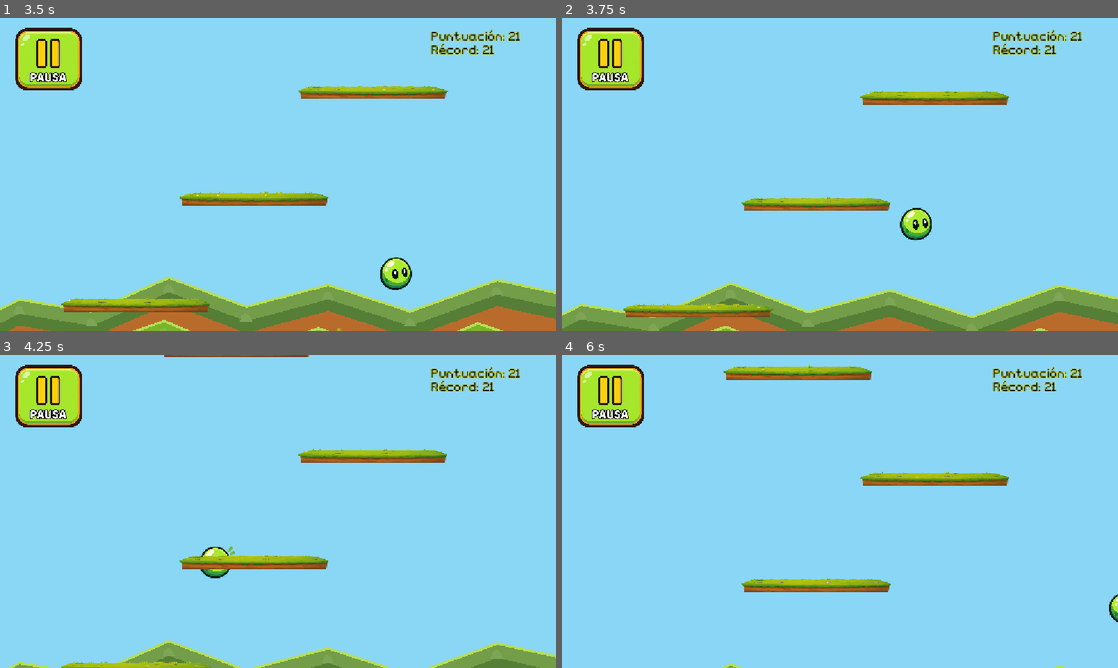
Above: before the commit, frames 1-4 (two rows, left to right).
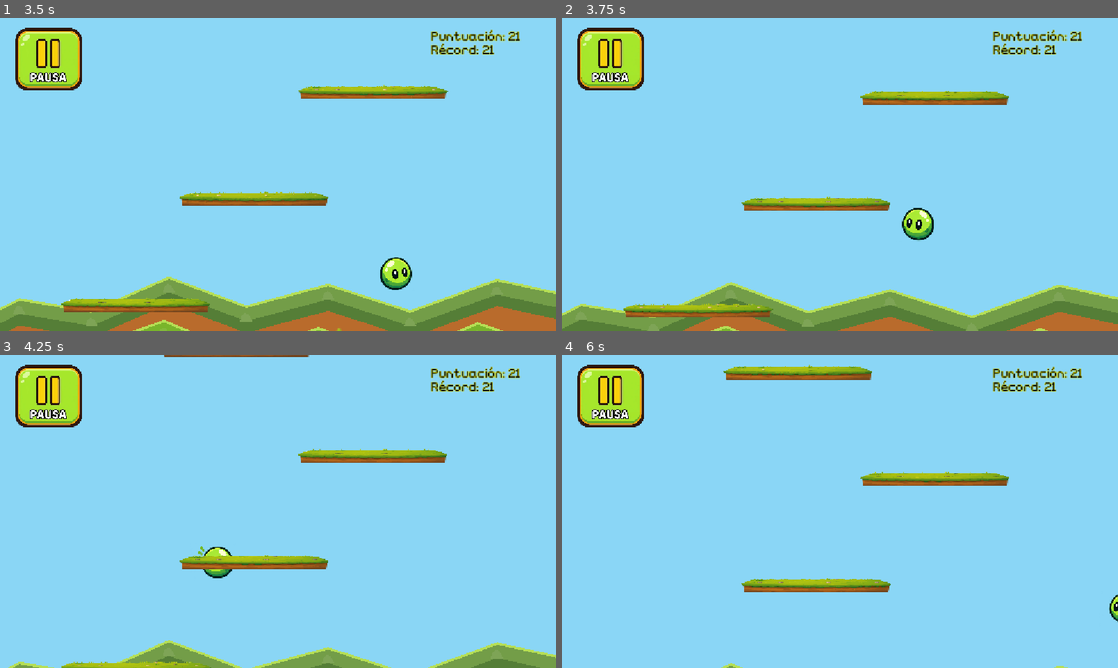
Above: after the commit, the same moments.

Repository: Miranda-511/Bounce-Up-
Game: Godot game, scene res://escenas/menu.tscn
Same seed, same stepped clock (60 frames per second), same inputs: the game is played once before the commit and once after it.
Inputs (mouse positions are in pixels of both pictures, inside the frame that each line leads up to):
- Up to frame 1 (3.5 s): click "JUGAR" at 0.5 s; click (50, 58) at 1.25 s; tap Enter at 2 s; hold Right (ui_right) from 2.03 s (still down)
- Up to frame 2 (3.75 s): release Right (ui_right) at 3.53 s; hold Left (ui_left) from 3.53 s (still down)
- Up to frame 3 (4.25 s): keep holding Left (ui_left)
- Up to frame 4 (6 s): release Left (ui_left) at 4.28 s; hold Right (ui_right) 4.28-5.78 s; hold Left (ui_left) from 5.78 s (still down)

Frame 1 is identical in both runs. In frame 2, 0.3% of the frame differs, in the area x 60-67%, y 60-72%; in frame 3, 0.2%; in frame 4, less than 0.1%.

Commit message:
mirror del sprite al moverse de lado a lado

Diff:
--- a/scripts/ mov.tscn.gd
+++ /dev/null
@@ -1,194 +0,0 @@
-
-extends CharacterBody2D
-
-const SPEED = 575.0
-const JUMP_VELOCITY = -750.0
-const SPRING_VELOCITY = -1250.0
-const SPRING_IMMUNITY_DURATION = 2.0
-const WRAP_MARGIN = 30.0
-
-const CAMERA_SPEED = 0.65
-const CAMERA_TRIGGER = 260.0
-const DEATH_MARGIN = 100.0
-
-const SAVE_PATH = "user://scores.cfg"
-const GAME_OVER_SCENE = preload("res://escenas/gameover.tscn")
-
-@onready var camera: Camera2D = $"../Camera2D"
-@onready var score_label: Label = $"../CanvasLayer/ScoreLabel"
-@onready var best_score_label: Label = $"../CanvasLayer/BestScoreLabel"
-@onready var sprite: Sprite2D = $Sprite2D
-@onready var music: AudioStreamPlayer = $"../AudioStreamPlayer"
-
-var start_y: float
-var highest_y: float
-var best_score: int = 0
-var current_score: int = 0
-var is_dead: bool = false
-
-var spring_immunity_timer: float = 0.0
-
-
-func _ready():
-
-	start_y = global_position.y
-	highest_y = start_y
-
-	sprite.hframes = 4
-	sprite.vframes = 4
-	sprite.frame = 0
-
-	load_best_score()
-
-
-func _physics_process(delta: float) -> void:
-
-	if is_dead:
-		return
-
-	# ACTUALIZAR INMUNIDAD
-	if spring_immunity_timer > 0.0:
-		spring_immunity_timer -= delta
-
-	# GRAVEDAD
-	if not is_on_floor():
-		velocity += get_gravity() * delta
-
-	# MOVIMIENTO HORIZONTAL
-	var direction := Input.get_axis("ui_left", "ui_right")
-
-	if direction:
-		velocity.x = direction * SPEED
-	else:
-		velocity.x = move_toward(velocity.x, 0, SPEED)
-
-	move_and_slide()
-
-	# REBOTE AUTOMÁTICO
-	if is_on_floor() and velocity.y >= 0:
-
-		var bounce_force = JUMP_VELOCITY
-		var bounced_on_spring = false
-
-		# DETECTAR RESORTE
-		for i in range(get_slide_collision_count()):
-
-			var collision = get_slide_collision(i)
-			var collider = collision.get_collider()
-
-			if collider is StaticBody2D:
-				if collider.is_in_group("spring_platforms"):
-
-					bounce_force = SPRING_VELOCITY
-					bounced_on_spring = true
-					break
-
-		velocity.y = bounce_force
-
-		# ACTIVAR INMUNIDAD
-		if bounced_on_spring:
-			spring_immunity_timer = SPRING_IMMUNITY_DURATION
-
-	# ANIMACIÓN
-	update_animation()
-
-	# SCREEN WRAPPING
-	var screen_width = get_viewport_rect().size.x
-
-	if global_position.x < -WRAP_MARGIN:
-		global_position.x = screen_width + WRAP_MARGIN
-	elif global_position.x > screen_width + WRAP_MARGIN:
-		global_position.x = -WRAP_MARGIN
-
-	# CÁMARA
-	if global_position.y < camera.global_position.y - CAMERA_TRIGGER:
-
-		var target_y = global_position.y + CAMERA_TRIGGER
-
-		camera.global_position.y = lerp(
-			camera.global_position.y,
-			target_y,
-			min(CAMERA_SPEED * delta, 1.0)
-		)
-
-	# PUNTUACIÓN
-	if global_position.y < highest_y:
-		highest_y = global_position.y
-
-	current_score = int((start_y - highest_y) / 10.0)
-	current_score = max(current_score, 0)
-
-	score_label.text = "Puntuación: " + str(current_score)
-
-	# RÉCORD
-	if current_score > best_score:
-		best_score = current_score
-		best_score_label.text = "Récord: " + str(best_score)
-		save_best_score()
-
-	# DETECTAR CAÍDA
-	var screen_bottom = camera.get_screen_center_position().y + 324.0
-
-	if sprite.global_position.y > screen_bottom + DEATH_MARGIN:
-		show_game_over()
-
-
-func is_immune_from_aliens() -> bool:
-	return spring_immunity_timer > 0.0
-
-
-func show_game_over():
-
-	if is_dead:
-		return
-
-	is_dead = true
-	velocity = Vector2.ZERO
-	set_physics_process(false)
-
-	# DETENER MÚSICA NORMAL
-	music.stop()
-
-	# MOSTRAR GAME OVER
-	var layer = CanvasLayer.new()
-	layer.layer = 100
-	get_tree().current_scene.add_child(layer)
-
-	var game_over = GAME_OVER_SCENE.instantiate()
-	layer.add_child(game_over)
-
-	game_over.setup(current_score, best_score)
-
-
-func update_animation():
-
-	if is_on_floor():
-		sprite.frame = 0
-	elif velocity.y < -100.0:
-		sprite.frame = 4
-	elif velocity.y <= 150.0:
-		sprite.frame = 8
-	else:
-		sprite.frame = 12
-
-
-func load_best_score():
-
-	var config = ConfigFile.new()
-	var error = config.load(SAVE_PATH)
-
-	if error == OK:
-		best_score = config.get_value("scores", "best_score", 0)
-
-	best_score_label.text = "Récord: " + str(best_score)
-
-
-func save_best_score():
-
-	var config = ConfigFile.new()
-	config.set_value("scores", "best_score", best_score)
-
-	var error = config.save(SAVE_PATH)
-
-	if error != OK:
-		push_warning("No se pudo guardar el récord.")
--- a/scripts/mov.gd
+++ b/scripts/mov.gd
@@ -1,4 +1,3 @@
-
 extends CharacterBody2D
 
 const SPEED = 575.0
@@ -59,6 +58,13 @@
 
 	if direction:
 		velocity.x = direction * SPEED
+
+		# VOLTEAR SPRITE SEGÚN LA DIRECCIÓN
+		if direction < 0:
+			sprite.flip_h = true
+		elif direction > 0:
+			sprite.flip_h = false
+
 	else:
 		velocity.x = move_toward(velocity.x, 0, SPEED)
 
Not shown, removed: scripts/ mov.tscn.gd.uid
